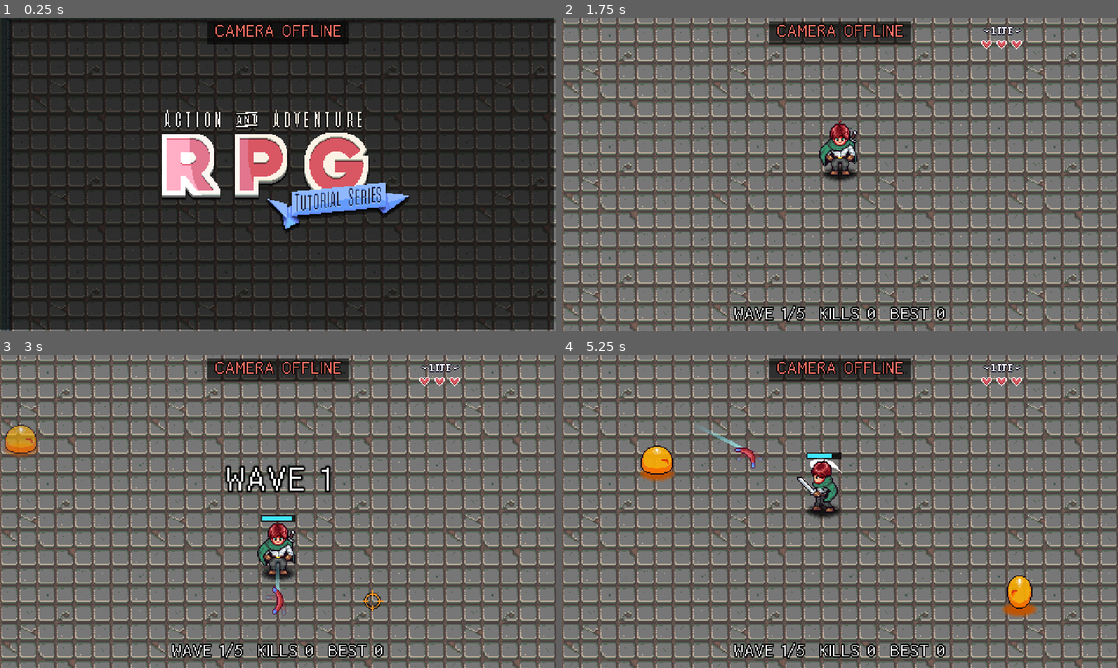
Above: before the commit, frames 1-4 (two rows, left to right).
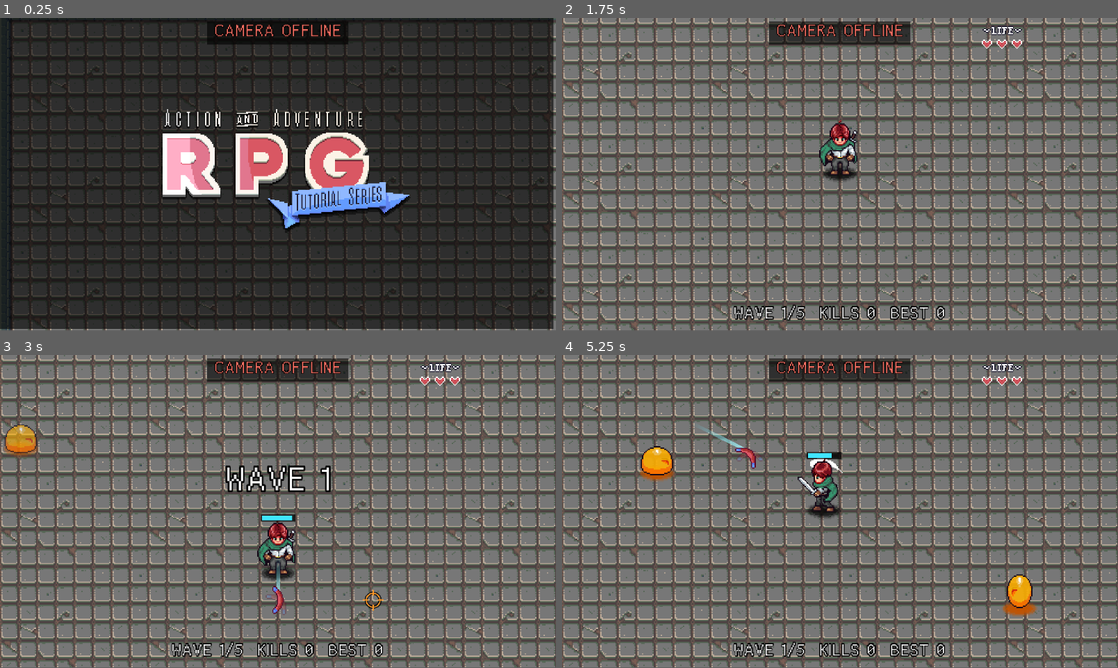
Above: after the commit, the same moments.

Repository: cjhDuke/AARPG-Gesture
Game: Godot game, scene res://ui/title/title_scene.tscn
Two runs of this game, one before a commit and one after it. Both use one fixed random seed, a clock stepped at 60 frames per second and the inputs below.
Inputs (mouse positions are in pixels of both pictures, inside the frame that each line leads up to):
- Up to frame 1 (0.25 s): no input
- Up to frame 2 (1.75 s): tap Enter (ui_accept) at 0.5, 0.77 s; move the mouse to (962, 158) at 0.52 s; hold D (right) 0.53-1.25 s; hold L (ability) 0.53-1.25 s; click (962, 158) at 0.67 s; click "START" at 1.25 s
- Up to frame 3 (3 s): move the mouse to (166, 527) at 2.02 s; hold S (down) 2.03-2.78 s; tap Z (attack) at 2.1 s; tap Enter (ui_accept) at 2.27 s; move the mouse to (333, 442) at 2.77 s; hold D (right) from 2.78 s (still down); hold L (ability) from 2.78 s (still down)
- Up to frame 4 (5.25 s): move the mouse to (812, 574) at 3.52 s; release D (right) at 3.53 s; release L (ability) at 3.53 s; hold Up (ui_up) 3.53-4.28 s; tap Z (attack) at 3.6, 5.1 s; click (812, 574) at 3.67 s; tap Enter (ui_accept) at 3.77, 4.52 s; move the mouse to (1006, 558) at 4.27 s; hold L (ability) 4.28-5.03 s; hold A (left) from 4.28 s (still down); move the mouse to (673, 464) at 5.02 s
In our replay, the window is 800x450 before the commit and 800x449 after it. These sizes can differ from the game's own. Grey fills any space a smaller window leaves; there, only what the larger window draws over its background counts as a difference.

The runs differ from the first frame. In frame 1, 6.3% of the frame differs, in the area x 0-100%, y 0-100%; in frame 2, 14%; in frame 3, 15%; in frame 4, 14%.

Commit message:
tune: 手势走位再调慢，摄像头面板改为高清显示
- 光标加指数平滑（0.12 秒）并限速 240 像素/秒，纵向增益降到约 0.95
- 主角手势走速降到 40-130
- 识别端缩略图最长边 128 -> 320，JPEG 质量 80
- 拉伸模式 viewport -> canvas_items，开启 2D 像素对齐，面板用线性过滤
- 同步更新 docs/ai

Diff:
--- a/gesture/config.json
+++ b/gesture/config.json
@@ -4,8 +4,8 @@
     "host": "127.0.0.1",
     "state_port": 47800,
     "command_port": 47801,
-    "frame_max_side": 128,
-    "jpeg_quality": 70,
+    "frame_max_side": 320,
+    "jpeg_quality": 80,
     "managed_timeout_s": 5.0
   },
   "camera": {
--- a/levels/survival/hand_controller.gd
+++ b/levels/survival/hand_controller.gd
@@ -12,21 +12,24 @@
 const ARENA_RECT := Rect2( 28, 44, 456, 200 )
 
 ## 手的活动区域（操作框归一化 0-1）映射到光标可达矩形 CURSOR_RECT。
-## 以下数字按默认操作框 right（250x420 摄像头像素）推出，目标是横纵增益一致、约 1.5 游戏像素 / 摄像头像素：
-## 横向 0.05-0.95 = 225 像素 -> 338 游戏像素；纵向 0.34-0.66 = 约 134 像素 -> 200 游戏像素。
+## 以下数字按默认操作框 right（250x420 摄像头像素）推出：
+## 横向 0.05-0.95 = 225 像素 -> 338 游戏像素（增益约 1.5，操作框宽度已用满，再降就够不到两侧）；
+## 纵向 0.25-0.75 = 210 像素 -> 200 游戏像素（增益约 0.95）。
 ## 换了操作框尺寸（预设 right-wide 等）要重算。协议里没有操作框的像素尺寸，所以用归一化常量。
 const HAND_X_MIN : float = 0.05
 const HAND_X_MAX : float = 0.95
-const HAND_Y_MIN : float = 0.34
-const HAND_Y_MAX : float = 0.66
+const HAND_Y_MIN : float = 0.25
+const HAND_Y_MAX : float = 0.75
 ## 光标可达矩形：纵向铺满 ARENA_RECT，横向在 ARENA_RECT 内居中（两侧各约 59 像素够不到）
 const CURSOR_RECT := Rect2( 87, 44, 338, 200 )
 ## 手势模式下光标每秒最多移动的像素数
-const CURSOR_MAX_SPEED : float = 400.0
+const CURSOR_MAX_SPEED : float = 240.0
+## 光标朝手的位置做指数平滑的时间常数（秒），越大越"肉"
+const CURSOR_SMOOTH_TIME : float = 0.12
 ## 手势模式主角走速 = clamp( 离光标距离 * WALK_SPEED_GAIN, WALK_SPEED_MIN, WALK_SPEED_MAX )
-const WALK_SPEED_GAIN : float = 8.0
-const WALK_SPEED_MIN : float = 60.0
-const WALK_SPEED_MAX : float = 200.0
+const WALK_SPEED_GAIN : float = 5.0
+const WALK_SPEED_MIN : float = 40.0
+const WALK_SPEED_MAX : float = 130.0
 ## 头顶念力条的最小 y（世界坐标），保证不超出镜头上沿
 const PSI_BAR_MIN_Y : float = 12.0
 ## 离光标多远开始走 / 停下（滞回）
@@ -130,9 +133,10 @@
 	var hand_now := hand_mode and GestureInput.hand_present
 	if hand_now:
 		var goal := _hand_to_arena( GestureInput.hand_pos )
-		# 手刚出现的第一帧直接跳过去，之后限速追
+		# 手刚出现的第一帧直接跳过去，之后先平滑再限速
 		if _had_hand:
-			_cursor_pos = _cursor_pos.move_toward( goal, CURSOR_MAX_SPEED * delta )
+			var smoothed := _cursor_pos.lerp( goal, 1.0 - exp( -delta / CURSOR_SMOOTH_TIME ) )
+			_cursor_pos = _cursor_pos.move_toward( smoothed, CURSOR_MAX_SPEED * delta )
 		else:
 			_cursor_pos = goal
 	_had_hand = hand_now
--- a/project.godot
+++ b/project.godot
@@ -37,7 +37,7 @@
 window/size/viewport_height=270
 window/size/window_width_override=1920
 window/size/window_height_override=1080
-window/stretch/mode="viewport"
+window/stretch/mode="canvas_items"
 
 [gui]
 
@@ -102,4 +102,6 @@
 [rendering]
 
 textures/canvas_textures/default_texture_filter=0
+2d/snap/snap_2d_transforms_to_pixel=true
+2d/snap/snap_2d_vertices_to_pixel=true
 rendering_device/driver.windows="d3d12"
--- a/ui/gesture_panel/gesture_panel.gd
+++ b/ui/gesture_panel/gesture_panel.gd
@@ -42,7 +42,8 @@
 	_image.size = Vector2(PANEL_W, 80)
 	_image.expand_mode = TextureRect.EXPAND_IGNORE_SIZE
 	_image.stretch_mode = TextureRect.STRETCH_KEEP_ASPECT_CENTERED
-	_image.texture_filter = CanvasItem.TEXTURE_FILTER_NEAREST
+	# 画面按窗口分辨率显示（项目拉伸模式是 canvas_items），用线性过滤
+	_image.texture_filter = CanvasItem.TEXTURE_FILTER_LINEAR
 	_ignore(_image)
 	_root.add_child(_image)
 
